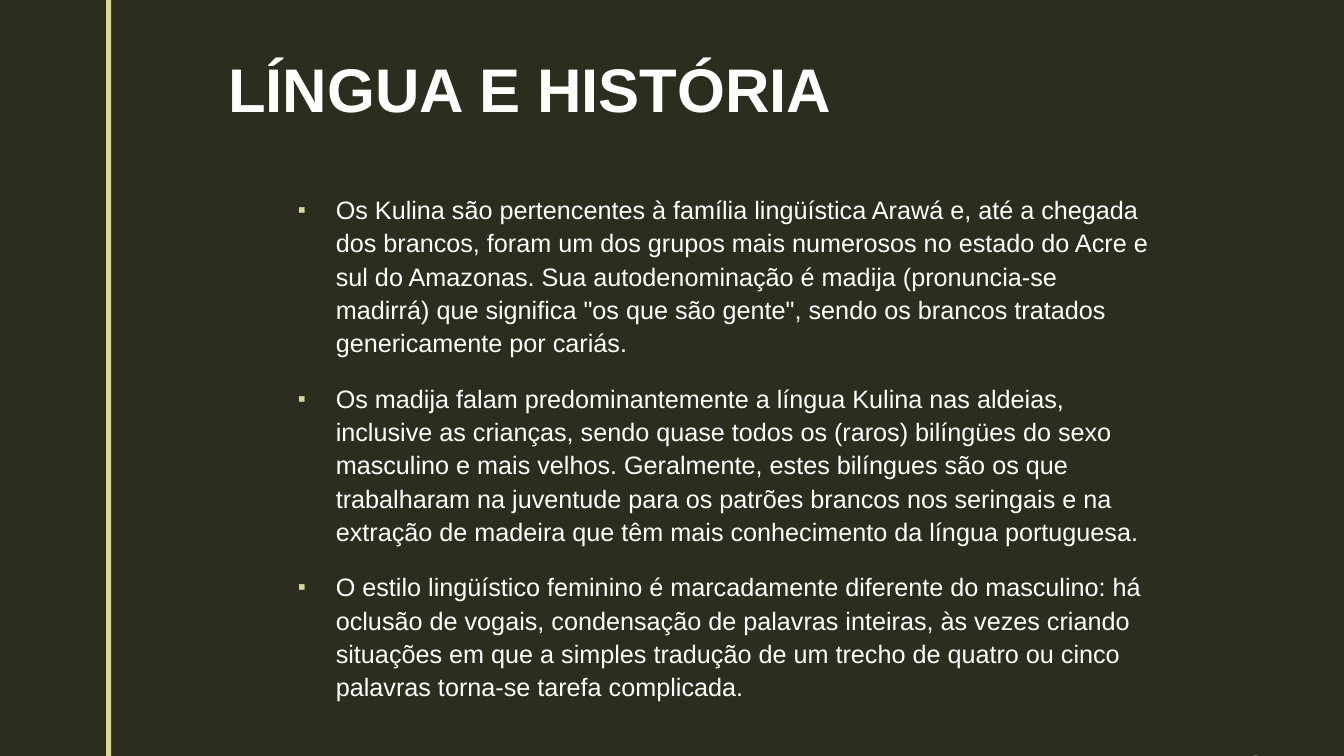
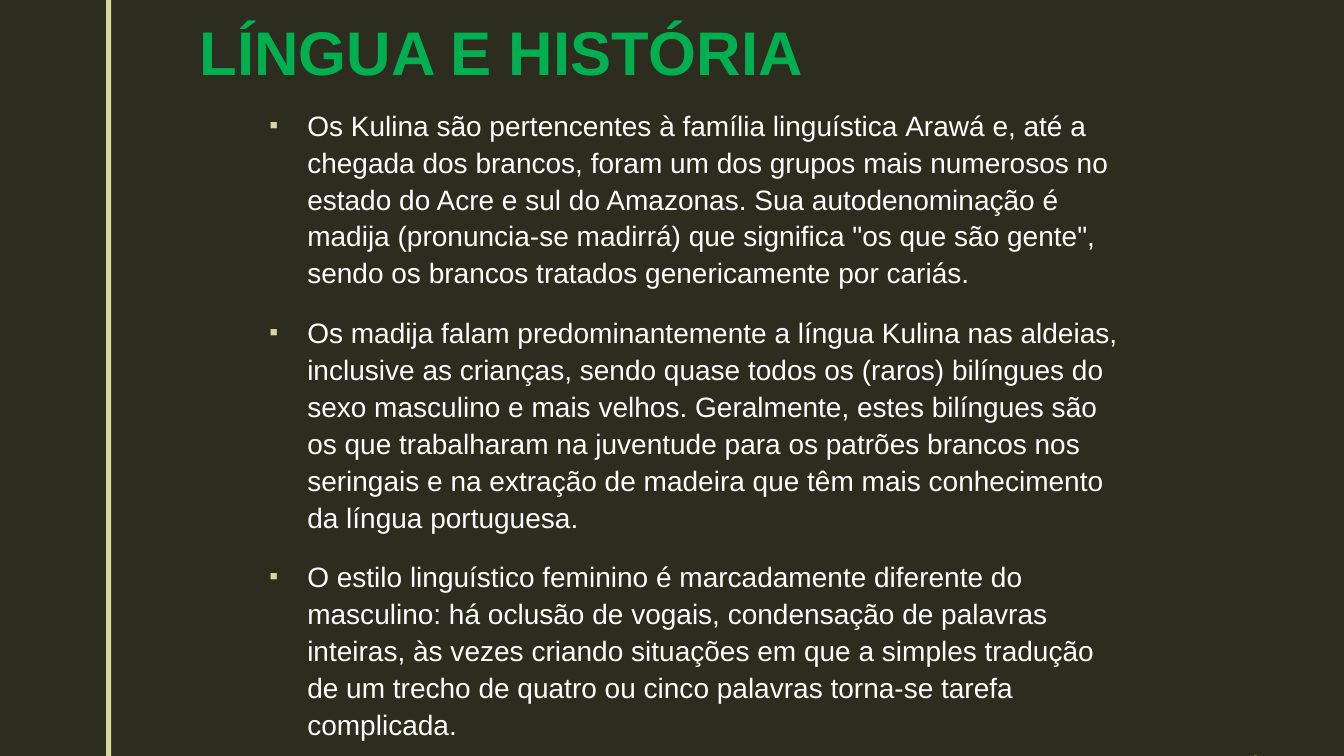
Before and after one commit to GabrielDSS0/ETEC-Coisas-Escolares, a slide deck: slide 2 of 1 etim ds 2022/LPL/Indígenas/TRIBO KULINA.pptx. Drawn at 1344x756 pixels with LibreOffice and Linux fonts; fonts in the diff are those of the drawing; background and template pictures are left out. Boxes give left, top, right and bottom in pixels: in the first picture for what was removed or moved away, otherwise in the second. Text is boxed around its words. In the diff, an @@ line names an element or a change of style, - is before the commit and + after.

```diff
--- a/1 etim ds 2022/LPL/Indígenas/TRIBO KULINA.pptx
+++ b/1 etim ds 2022/LPL/Indígenas/TRIBO KULINA.pptx
@@ title "LÍNGUA E HISTÓRIA": place and size @@
-title "LÍNGUA E HISTÓRIA" at <box>228,63,831,113</box>
+title "LÍNGUA E HISTÓRIA" at <box>200,26,803,76</box>
@@ title "LÍNGUA E HISTÓRIA" at <box>200,26,803,76</box>: text colour #FFFFFF to #00B050 @@
@@ text at <box>307,115,1118,740</box>: text changed; size 18 to 20 pt @@
-▪ Os Kulina são pertencentes à família lingüística Arawá e, até a chegada dos brancos, foram um dos grupos mais numerosos no estado do Acre e sul do Amazonas. Sua autodenominação é madija (pronuncia-se madirrá) que significa "os que são gente", sendo os brancos tratados genericamente por cariás.
-▪ Os madija falam predominantemente a língua Kulina nas aldeias, inclusive as crianças, sendo quase todos os (raros) bilíngües do sexo masculino e mais velhos. Geralmente, estes bilíngues são os que trabalharam na juventude para os patrões brancos nos seringais e na extração de madeira que têm mais conhecimento da língua portuguesa.
-▪ O estilo lingüístico feminino é marcadamente diferente do masculino: há oclusão de vogais, condensação de palavras inteiras, às vezes criando situações em que a simples tradução de um trecho de quatro ou cinco palavras torna-se tarefa complicada.
+▪ Os Kulina são pertencentes à família linguística Arawá e, até a chegada dos brancos, foram um dos grupos mais numerosos no estado do Acre e sul do Amazonas. Sua autodenominação é madija (pronuncia-se madirrá) que significa "os que são gente", sendo os brancos tratados genericamente por cariás.
+▪ Os madija falam predominantemente a língua Kulina nas aldeias, inclusive as crianças, sendo quase todos os (raros) bilíngues do sexo masculino e mais velhos. Geralmente, estes bilíngues são os que trabalharam na juventude para os patrões brancos nos seringais e na extração de madeira que têm mais conhecimento da língua portuguesa.
+▪ O estilo linguístico feminino é marcadamente diferente do masculino: há oclusão de vogais, condensação de palavras inteiras, às vezes criando situações em que a simples tradução de um trecho de quatro ou cinco palavras torna-se tarefa complicada.
```
Also in this commit, not shown: 6 other slides changed.
